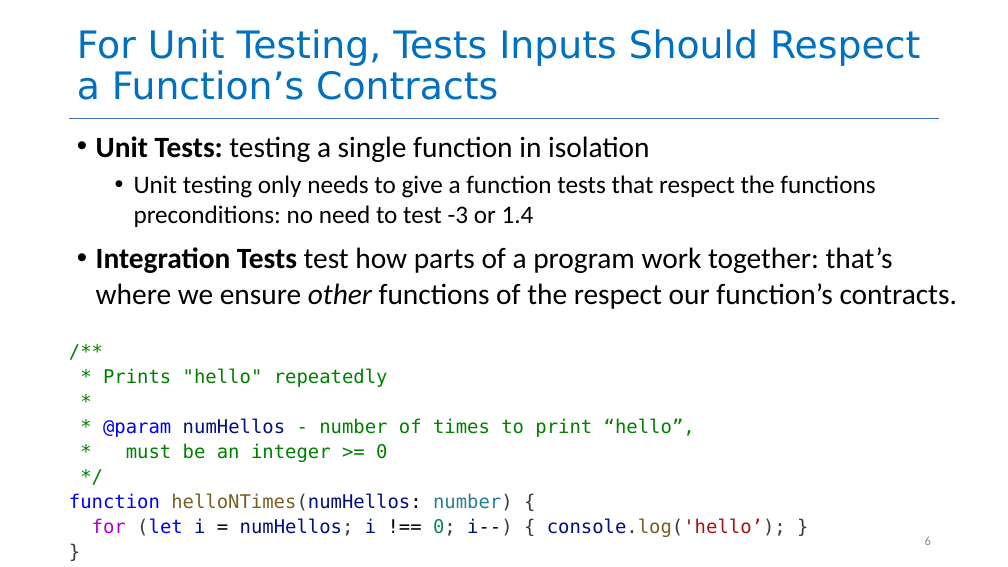
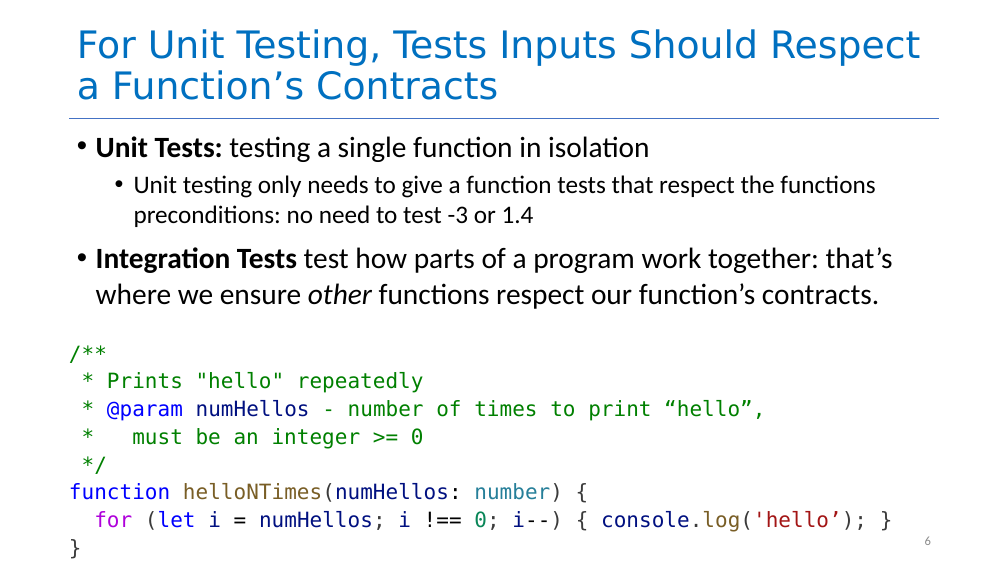
Before and after one commit to rimshaTest/CS4530-Spring-2026, a slide deck: slide 6 of Slides/Module 03.1 Trusting TypeScript.pptx. Drawn at 1008x567 pixels with LibreOffice and Linux fonts; fonts in the diff are those of the drawing. Boxes give left, top, right and bottom in pixels: in the first picture for what was removed or moved away, otherwise in the second. Text is boxed around its words. In the diff, an @@ line names an element or a change of style, - is before the commit and + after.

```diff
--- a/Slides/Module 03.1 Trusting TypeScript.pptx
+++ b/Slides/Module 03.1 Trusting TypeScript.pptx
@@ text at (96,247,893,309): text changed @@
-• Integration Tests test how parts of a program work together: that’s where we ensure other functions of the respect our function’s contracts.
+• Integration Tests test how parts of a program work together: that’s where we ensure other functions respect our function’s contracts.
@@ text at (69,372,867,532): paragraph removed @@
-*
@@ text "/**" at (69,372,867,532): size 18 to 20 pt @@
```
Also in this commit, not shown: 11 other slides changed, 3 other files.
